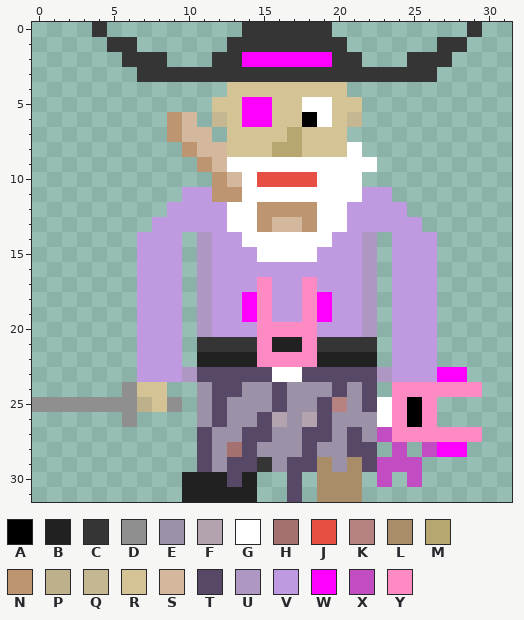
Two states of a pixel-art sprite, assets/sprites/bread_beard-128.png. Above is the file before it was changed.
The file is 128x128 pixels, drawn in blocks of 4x4; one block is one cell here. Colours within 5 levels of each other are drawn and written as one.
Palette (. is transparent): A #000000  B #222121  C #353535  D #8f8f8f  E #9c92a7  F #b3a3ae  G #ffffff  H #a47170  J #e74f44  K #b58281  L #a98c68  M #b8a671  N #bd9671  P #bdb08a  Q #c4b791  R #d4c495  S #d4b89d  T #584868  U #ae97c3  V #bf9ae1  W #ff00ff  X #c24dc2  Y #fd8ac2
Pixels before, first column x 0:
 0 ....C.........CCCCCC.........C
 1 .....CC......CCCCCCCC......CC.
 2 ......CCC...CCWWWWWWCC...CCC..
 3 .......CCCCCCCCCCCCCCCCCCCC...
 4 .............RRRRRRRR.........
 5 ............RRWWRRGGRR........
 6 .........NS.QRWWRRAGRQ........
 7 .........NSS.RRRRMRRR.........
 8 ..........NSSRRRMMRRRG........
 9 ...........NSGGGGGGGGGG.......
10 ............NSGJJJJGGG........
11 ..........VVNNGGGGGGGGVV......
12 .........VVVVGGNNNNGGVVVV.....
13 ........VVVVVGGNSSNGGVVVVV....
14 .......VVV.UVVGGGGGGVVU.VVV...
15 .......VVV.UVVVGGGGVVVU.VVV...
16 .......VVV.UVVVVVVVVVVU.VVV...
17 .......VVV.UVVVYVVYVVVU.VVV...
18 .......VVV.UVVWYVVYWVVU.VVV...
19 .......VVV.UVVWYVVYWVVU.VVV...
20 .......VVV.UVVVYYYYVVVU.VVV...
21 .......VVV.CCCCYBBYCCCC.VVV...
22 .......VVV.BBBBYYYYBBBB.VVV...
23 .......VVVUTTTTTGGTTTTTUVVVWW.
24 ......DRR..ETTEETEEETET.YYYYYY
25 DDDDDDDPRD.ETEEETEETKETGYAY...
26 ......D....ETEETFEFTEEEGYAY...
27 ...........TEETTEETTETEXYYYYYY
28 ...........TEHTEEETEETT.X.XWW.
29 ...........TETTCETTLELTXXX....
30 ..........BBBTB..T.LLL.X.X....
31 ..........BBBBB..T.LLL........
After:
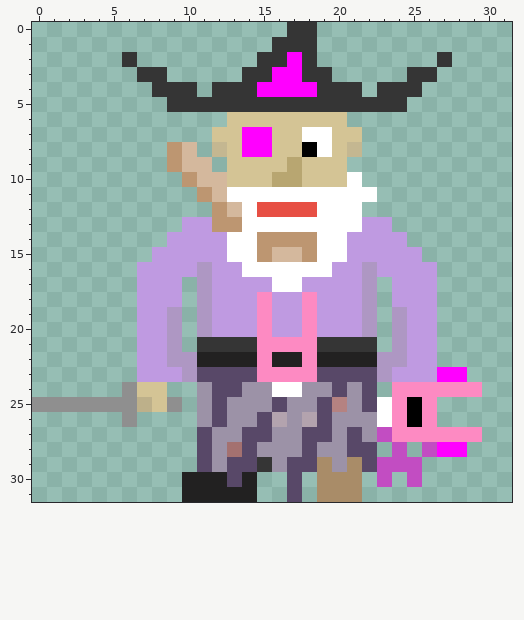
What changed:
Changed rows in their new state; - is an unchanged pixel.
first column x 4:
 0 .---------...--.---------.
 1 -..------...---..------..-
 2 ---..---...CC-C...---..---
 3 -----.....--WW--.....-----
 4 ----CCC-CCCWWWWCCC-CCC----
 5 -----CCCCCCCCCCCCCCCC-----
 6 -----..-.-RR--RR-.--------
 7 -----...R-WW-RGG-R--------
 8 -----NS.Q-WWRRAG-Q--------
 9 -----NSS.RRRRMRRR..-------
10 ------NSSRRRMMRRR---------
11 ------.NSG--------G.------
12 -----...NS-JJJJ--G...-----
13 ----..--NN-GGGG--G--..----
14 ---..-VV-G-NNNN-G-VV-..---
15 ---.--VV-GGNSSNGG-VV--.---
16 ------V---GGGGGG---V------
17 -----------VGGV-----------
18 ----------V----V----------
19 -----U----V----V----U-----
20 -----U------VV------U-----
21 -----U------YY------U-----
22 -----UU-----BB-----UU-----
23 -----------YYYY-----------
24 ------------GG------------
Changed places in both pictures, as pixel boxes (x1, y1, x2, y2):
changed: (92, 22, 482, 397)
